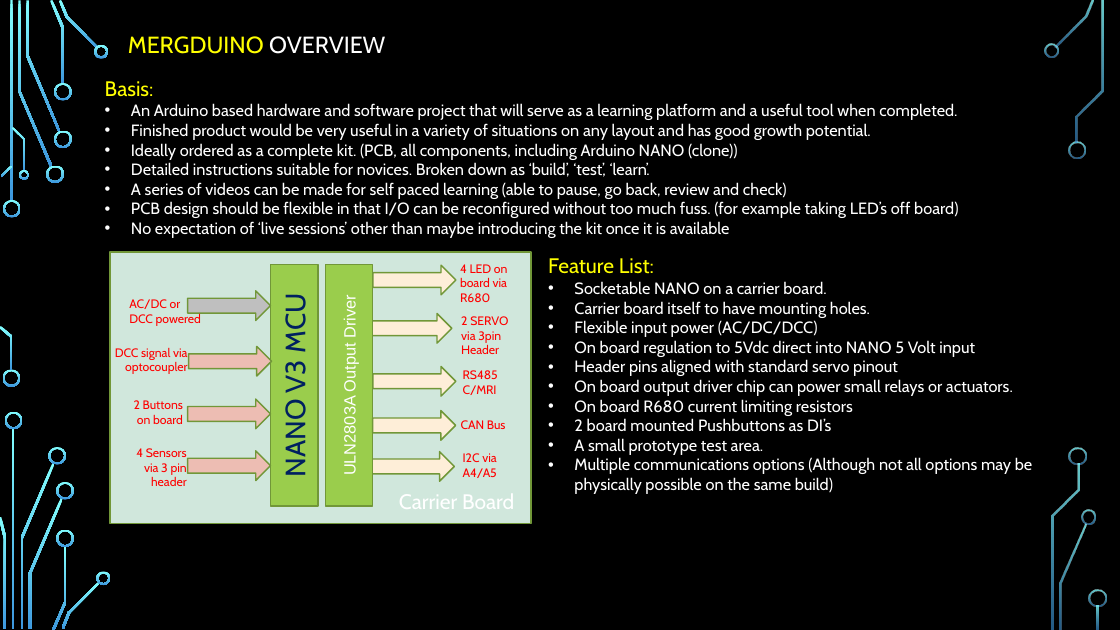
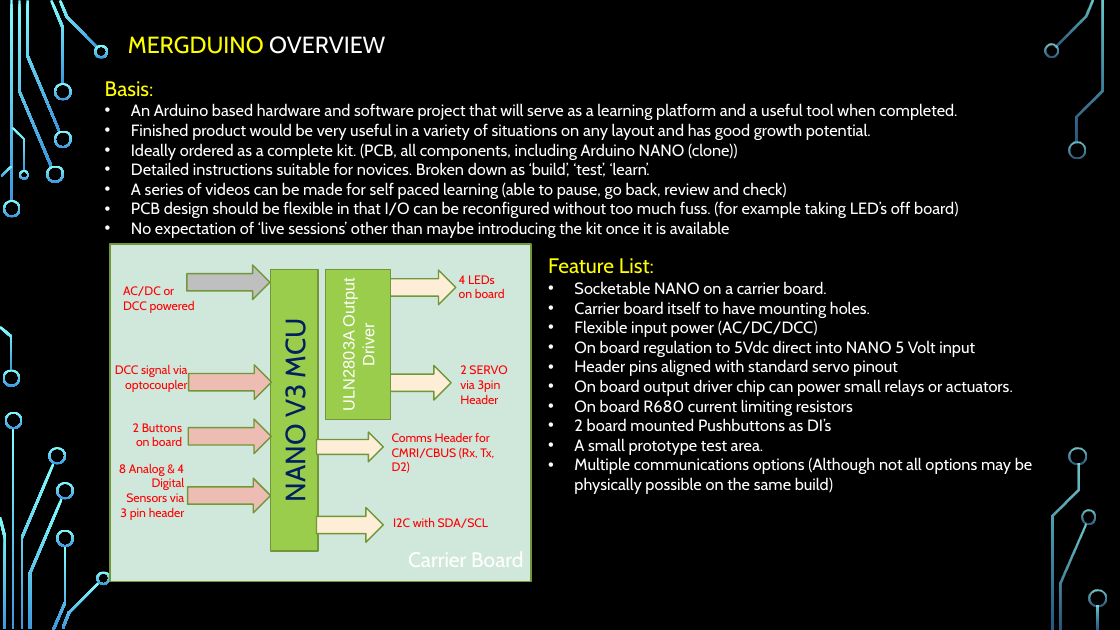
Before and after one commit to Alan-Lomax/MERG-SIG-Presentations, a slide deck: slide 3 of Practical Arduino - Ground Up.pptx. Drawn at 1120x630 pixels with LibreOffice and Linux fonts; fonts in the diff are those of the drawing; background and template pictures are left out. Boxes give left, top, right and bottom in pixels: in the first picture for what was removed or moved away, otherwise in the second. Text is boxed around its words. In the diff, an @@ line names an element or a change of style, - is before the commit and + after.

```diff
--- a/Practical Arduino - Ground Up.pptx
+++ b/Practical Arduino - Ground Up.pptx
@@ rectangle: place and size @@
-rectangle at [110,252,531,523]
+rectangle at [110,244,531,581]
@@ left arrow: place and size @@
-left arrow at [187,291,271,320]
+left arrow at [187,266,270,300]
@@ rectangle "NANO V3 MCU": place and size @@
-rectangle "NANO V3 MCU" at [271,265,318,506]
+rectangle "NANO V3 MCU" at [271,269,318,551]
@@ rectangle "ULN2803A Output Driver": place and size @@
-rectangle "ULN2803A Output Driver" at [326,265,373,506]
+rectangle "ULN2803A Output Driver" at [326,269,391,420]
@@ text "AC/DC or DCC powered": place and size @@
-text "AC/DC or DCC powered" at [129,299,201,326]
+text "AC/DC or DCC powered" at [123,286,195,313]
@@ left arrow: place and size @@
-left arrow at [373,266,456,295]
+left arrow at [373,271,456,305]
@@ text at [459,275,505,298]: text changed @@
-4 LED on board via R680
+4 LEDs on board
@@ text "DCC signal via optocoupler": place and size @@
-text "DCC signal via optocoupler" at [115,348,187,374]
+text "DCC signal via optocoupler" at [115,365,187,392]
@@ text "2 SERVO via 3pin Header": place and size @@
-text "2 SERVO via 3pin Header" at [461,316,508,354]
+text "2 SERVO via 3pin Header" at [460,365,507,404]
@@ left arrow: place and size @@
-left arrow at [188,346,271,376]
+left arrow at [188,365,271,399]
@@ left arrow: place and size @@
-left arrow at [369,313,452,343]
+left arrow at [368,365,451,400]
@@ left arrow removed at [373,366,456,396] @@
@@ text removed at [463,370,498,395] @@
-RS485 C/MRI
@@ text "2 Buttons on board": place and size @@
-text "2 Buttons on board" at [134,400,183,424]
+text "2 Buttons on board" at [133,423,182,446]
@@ left arrow: place and size @@
-left arrow at [187,399,271,429]
+left arrow at [188,419,271,454]
@@ left arrow: place and size @@
-left arrow at [373,411,456,440]
+left arrow at [317,432,383,461]
@@ text at [392,433,494,473]: text changed @@
-CAN Bus
+Comms Header for CMRI/CBUS (Rx, Tx, D2)
@@ text at [119,464,185,520]: text changed @@
-4 Sensors via 3 pin header
+8 Analog & 4 Digital Sensors via 3 pin header
@@ left arrow: place and size @@
-left arrow at [187,451,271,481]
+left arrow at [187,478,271,513]
@@ left arrow: place and size @@
-left arrow at [371,452,455,481]
+left arrow at [317,507,383,542]
@@ text at [393,518,488,528]: text changed @@
-I2C via A4/A5
+I2C with SDA/SCL
@@ text "Carrier Board" rewrapped from [391,485,525,518] to [400,543,534,582] @@
```
